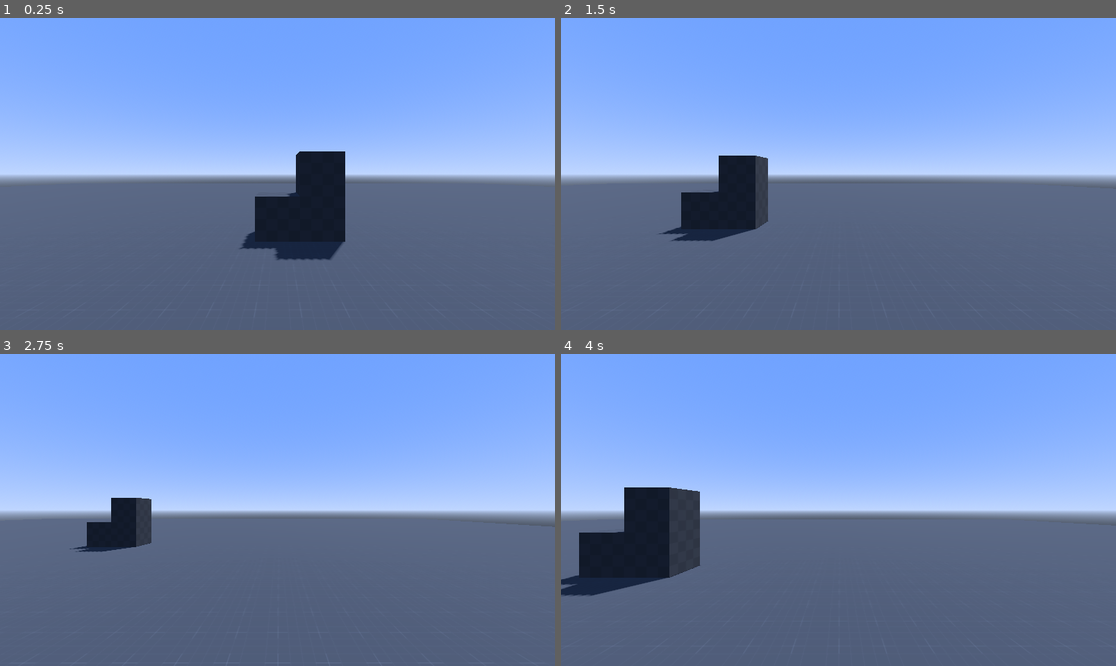
Above: before the commit, frames 1-4 (two rows, left to right).
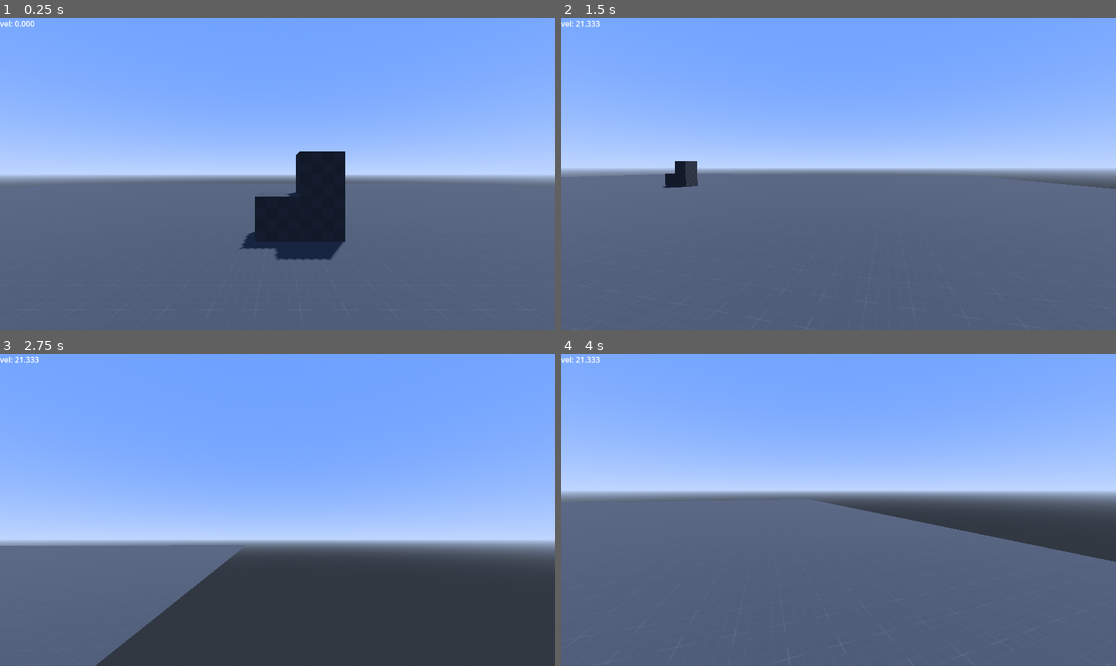
Above: after the commit, the same moments.

Repository: mvahaste/quake-like-movement-gd
Game: Godot game, scene res://Main.tscn
Same seed, same stepped clock (60 frames per second), same inputs: the game is played once before the commit and once after it.
Inputs (mouse positions are in pixels of both pictures, inside the frame that each line leads up to):
- Up to frame 1 (0.25 s): no input
- Up to frame 2 (1.5 s): tap Enter (ui_accept) at 0.5, 0.6, 0.77, 1.07, 1.35 s; move the mouse to (960, 158) at 0.52 s; hold D (move_right) 0.53-1.28 s; move the mouse to (727, 189) at 1.27 s; hold S (move_backward) from 1.28 s (still down)
- Up to frame 3 (2.75 s): tap Enter (ui_accept) at 1.52, 1.82, 2.1 s; move the mouse to (333, 441) at 2.02 s; release S (move_backward) at 2.03 s; hold D (move_right) from 2.03 s (still down)
- Up to frame 4 (4 s): move the mouse to (810, 572) at 2.77 s; release D (move_right) at 2.78 s; hold W (move_forward) 2.78-3.53 s; tap Enter (ui_accept) at 2.85, 3.02, 3.32, 3.6, 3.77 s; move the mouse to (1005, 556) at 3.52 s; hold A (move_left) from 3.53 s (still down)

The runs differ from the first frame. In frame 1, less than 0.1% of the frame differs, in the area x 0-7%, y 0-3%; in frame 2, 7.1%; in frame 3, 42%, in the area x 0-100%, y 0-100%; in frame 4, 16%.

Commit message:
*

Diff:
--- a/PlayerController.gd
+++ b/PlayerController.gd
@@ -4,28 +4,54 @@
 const SPEED = 5.0
 const JUMP_VELOCITY = 4.5
 
+const MAX_SPEED = 128
+const MAX_ACCEL = 10 * MAX_SPEED
+const MOUSE_SENSITIVITY = 0.001
+
 # Get the gravity from the project settings to be synced with RigidBody nodes.
 var gravity = ProjectSettings.get_setting("physics/3d/default_gravity")
 
 
-func _physics_process(delta):
-	# Add the gravity.
-	if not is_on_floor():
-		velocity.y -= gravity * delta
+func _ready():
+	# Lock mouse
+	Input.set_mouse_mode(Input.MOUSE_MODE_CAPTURED)
 
-	# Handle Jump.
-	if Input.is_action_just_pressed("ui_accept") and is_on_floor():
-		velocity.y = JUMP_VELOCITY
+
+func _input(event):
+	if Input.is_action_just_pressed("escape"):
+		get_tree().quit()
+
+	# Move mouse
+	if event is InputEventMouseMotion:
+		rotate_y(-event.relative.x * MOUSE_SENSITIVITY)
+		$Head.rotate_x(-event.relative.y * MOUSE_SENSITIVITY)
+
+
+func _process(delta):
+	# TODO: Add the gravity.
+	# if not is_on_floor():
+	# 	velocity.y -= gravity * delta
+
+	# TODO: Handle Jump.
+	# if Input.is_action_just_pressed("ui_accept") and is_on_floor():
+	# 	velocity.y = JUMP_VELOCITY
 
 	# Get the input direction and handle the movement/deceleration.
-	# As good practice, you should replace UI actions with custom gameplay actions.
 	var wishdir = Input.get_vector("move_left", "move_right", "move_forward", "move_backward")
 	var direction = (transform.basis * Vector3(wishdir.x, 0, wishdir.y)).normalized()
+
+	# var current_speed = velocity * Vector3(wishdir.x, 0, wishdir.y)
+
+	# print(Vector3(wishdir.x, 1.25, wishdir.y))
+
+	$WishdirRaycast.target_position = lerp($WishdirRaycast.target_position, Vector3(wishdir.x, 0, wishdir.y) * 3, 0.25)
+	$Head/Label.text = "vel: %.3f" % velocity.length()
+
 	if direction:
-		velocity.x = direction.x * SPEED
-		velocity.z = direction.z * SPEED
+		velocity.x = direction.x * MAX_ACCEL * delta
+		velocity.z = direction.z * MAX_ACCEL * delta
 	else:
-		velocity.x = move_toward(velocity.x, 0, SPEED)
-		velocity.z = move_toward(velocity.z, 0, SPEED)
+		velocity.x = move_toward(velocity.x, 0, MAX_ACCEL) * delta
+		velocity.z = move_toward(velocity.z, 0, MAX_ACCEL) * delta
 
 	move_and_slide()
--- a/player.tscn
+++ b/player.tscn
@@ -20,3 +20,17 @@
 transform = Transform3D(1, 0, 0, 0, 1, 0, 0, 0, 1, 0, 0.5, 0)
 
 [node name="Camera3D" type="Camera3D" parent="Head"]
+
+[node name="Label" type="Label" parent="Head"]
+offset_right = 88.0
+offset_bottom = 26.0
+size_flags_horizontal = 0
+size_flags_vertical = 0
+text = "Velocity: 10"
+
+[node name="WishdirRaycast" type="RayCast3D" parent="."]
+transform = Transform3D(1, 0, 0, 0, 1, 0, 0, 0, 1, 0, -1, 0)
+target_position = Vector3(0, 0, -2.921)
+collide_with_bodies = false
+debug_shape_custom_color = Color(1, 0, 0, 1)
+debug_shape_thickness = 5
--- a/project.godot
+++ b/project.godot
@@ -37,3 +37,8 @@
 "events": [Object(InputEventKey,"resource_local_to_scene":false,"resource_name":"","device":0,"window_id":0,"alt_pressed":false,"shift_pressed":false,"ctrl_pressed":false,"meta_pressed":false,"pressed":false,"keycode":0,"physical_keycode":68,"unicode":0,"echo":false,"script":null)
 ]
 }
+escape={
+"deadzone": 0.5,
+"events": [Object(InputEventKey,"resource_local_to_scene":false,"resource_name":"","device":0,"window_id":0,"alt_pressed":false,"shift_pressed":false,"ctrl_pressed":false,"meta_pressed":false,"pressed":false,"keycode":0,"physical_keycode":4194305,"unicode":0,"echo":false,"script":null)
+]
+}
